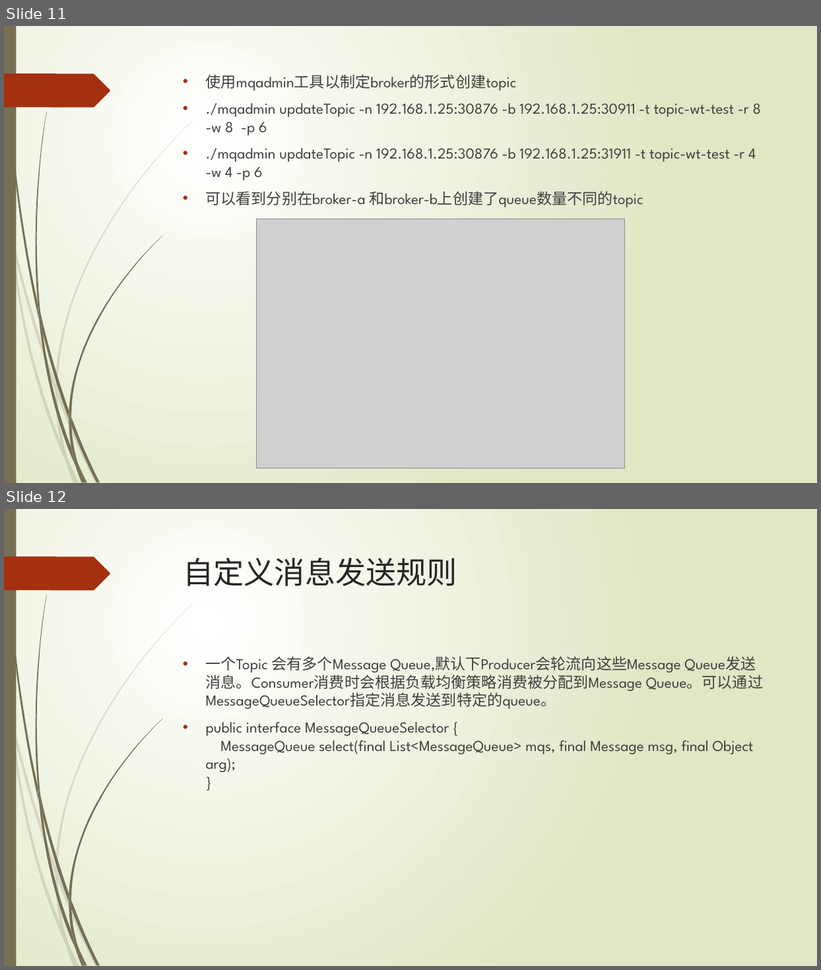
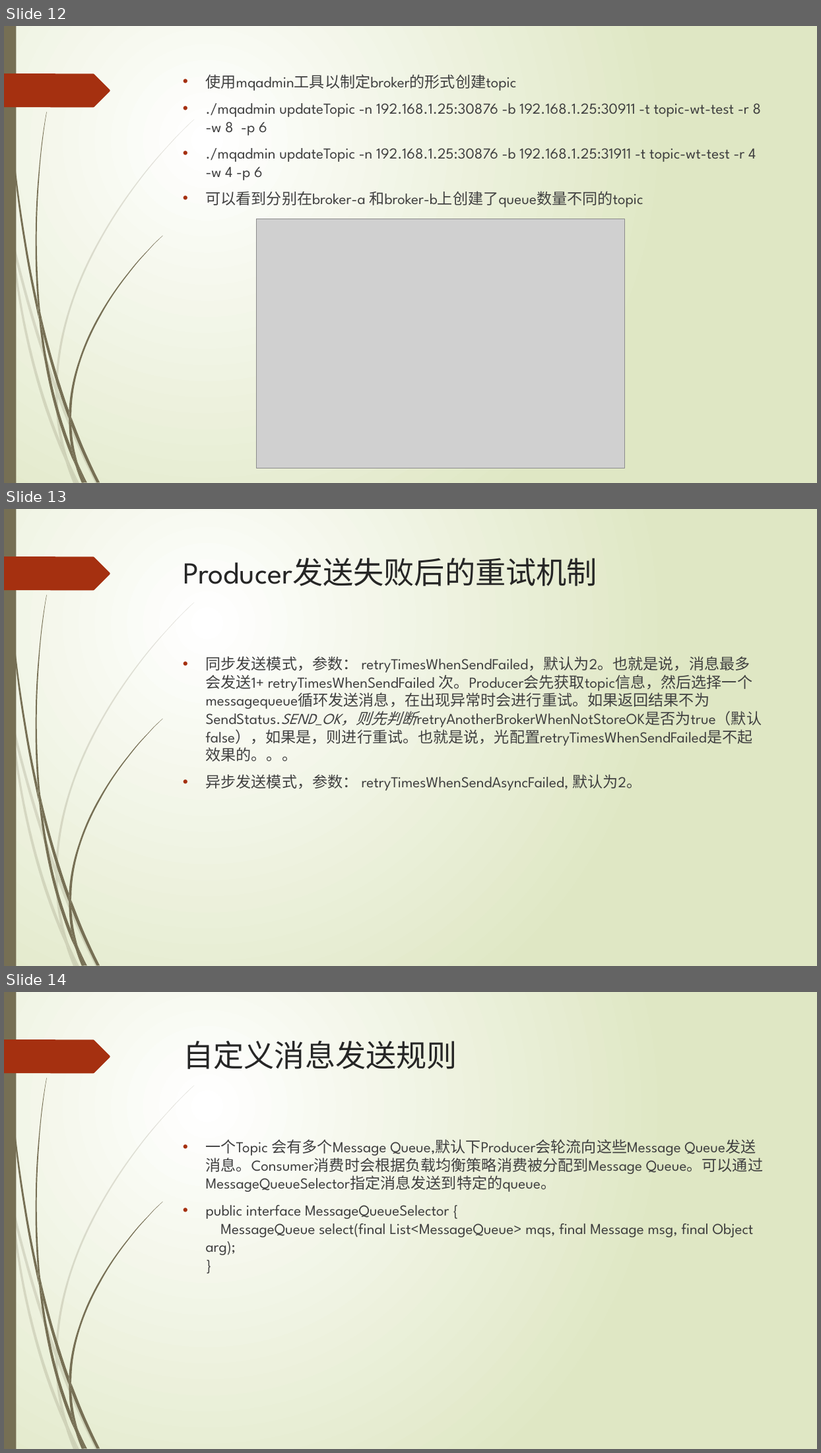
Before and after one commit to xljnc/rocketmqLearning, a slide deck: doc/RocketMQ简介.pptx. Shown one above the other, each under a label of ours: slides 11 and 12 before the commit, slides 12, 13 and 14 after it. The pictures are 821x970 and 821x1453 pixels, drawn with LibreOffice and Linux fonts; fonts in the diff are those of the drawing; grey boxes stand for pictures. Boxes give left, top, right and bottom in pixels: in the first picture for what was removed or moved away, otherwise in the second. Text is boxed around its words. In the diff, an @@ line names an element or a change of style, - is before the commit and + after.

```diff
--- a/doc/RocketMQ简介.pptx
+++ b/doc/RocketMQ简介.pptx
@@ slide 13 added at (4, 509, 817, 966), background gradient #FFFFFF to #DFE8C4; not listed: 24 template elements that a slide beside it also shows @@
@@ title added at (183, 558, 597, 586), 36 pt, text #262626 @@
+Producer发送失败后的重试机制
@@ text added at (206, 656, 762, 791), 18 pt, text #404040 @@
+• 同步发送模式，参数： retryTimesWhenSendFailed，默认为2。也就是说，消息最多会发送1+ retryTimesWhenSendFailed 次。Producer会先获取topic信息，然后选择一个messagequeue循环发送消息，在出现异常时会进行重试。如果返回结果不为SendStatus.SEND_OK，则先判断retryAnotherBrokerWhenNotStoreOK是否为true（默认false），如果是，则进行重试。也就是说，光配置retryTimesWhenSendFailed是不起效果的。。。
+• 异步发送模式，参数： retryTimesWhenSendAsyncFailed, 默认为2。
@@ what was slide 11 is now slide 12 @@
@@ what was slide 12 is now slide 14 @@
```
Also in this commit, not shown: 2 other slides added, 2 other files.
